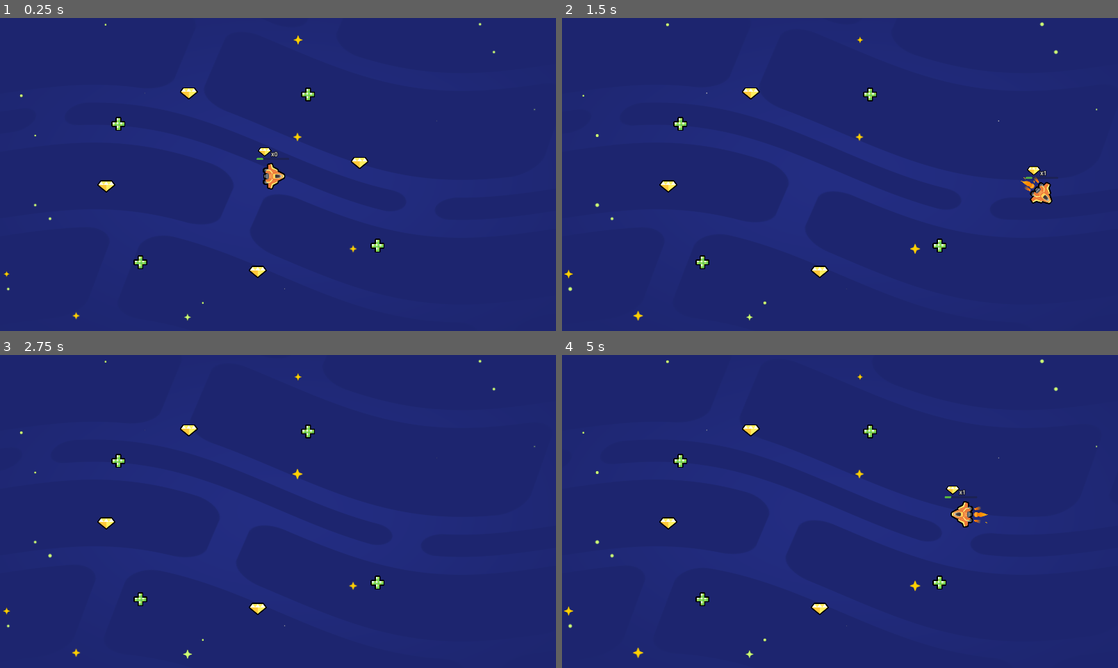
Above: before the commit, frames 1-4 (two rows, left to right).
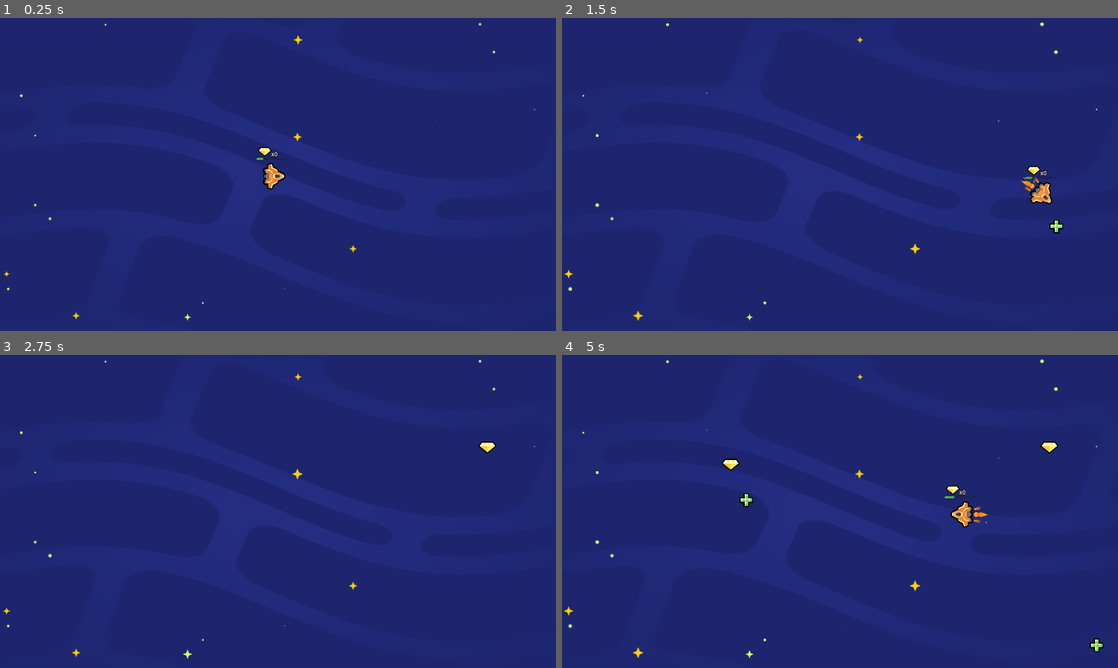
Above: after the commit, the same moments.

Repository: peeryo/2d-GameDev-course
Game: Godot game, scene res://lessons/space_level.tscn
Two runs of this game, one before a commit and one after it. Both use one fixed random seed, a clock stepped at 60 frames per second and the inputs below.
Inputs:
- Up to frame 1 (0.25 s): no input
- Up to frame 2 (1.5 s): hold D (move_right) 0.53-1.28 s; hold S (move_down) from 1.28 s (still down)
- Up to frame 3 (2.75 s): release S (move_down) at 2.03 s; hold D (move_right) from 2.03 s (still down)
- Up to frame 4 (5 s): release D (move_right) at 2.78 s; hold W (move_up) 2.78-3.53 s; tap Enter at 3.5 s; hold A (move_left) from 3.53 s (still down)

The runs differ from the first frame. In frame 1, 0.6% of the frame differs, in the area x 17-70%, y 22-84%; in frame 2, 0.6%; in frame 3, 0.6%; in frame 4, 0.9%, in the area x 17-98%, y 22-95%.

Commit message:
L7 and Practice done

Diff:
--- a/05.loot_it_all_workbook/lessons/random_item_placer.gd
+++ b/05.loot_it_all_workbook/lessons/random_item_placer.gd
@@ -1,8 +1,20 @@
 extends Node2D
 
+var item_scenes := [
+	preload("gem.tscn"),
+	preload("health_pack.tscn")
+]
+
 func _ready() -> void:
-	get_node("Timer").timeout.connect(_on_timer_timeout())
+	get_node("Timer").timeout.connect(_on_timer_timeout)
 
 
 func _on_timer_timeout():
-	pass # Replace with function body.
+	var random_item_scene: PackedScene = item_scenes.pick_random()
+	var item_instance := random_item_scene.instantiate()
+	var viewport_size := get_viewport_rect().size
+	var random_position := Vector2(0, 0)
+	random_position.x = randf_range(0, viewport_size.x)
+	random_position.y = randf_range(0, viewport_size.y)
+	item_instance.position = random_position
+	add_child(item_instance)
--- a/05.loot_it_all_workbook/lessons/random_item_placer.tscn
+++ b/05.loot_it_all_workbook/lessons/random_item_placer.tscn
@@ -8,6 +8,4 @@
 [node name="Timer" type="Timer" parent="."]
 autostart = true
 
-[node name="Camera2D" type="Camera2D" parent="."]
-
 [connection signal="timeout" from="Timer" to="." method="_on_timer_timeout"]
--- a/05.loot_it_all_workbook/lessons/space_level.tscn
+++ b/05.loot_it_all_workbook/lessons/space_level.tscn
@@ -1,9 +1,8 @@
-[gd_scene load_steps=5 format=3 uid="uid://btkjymc78ap8d"]
+[gd_scene load_steps=4 format=3 uid="uid://btkjymc78ap8d"]
 
 [ext_resource type="PackedScene" uid="uid://dmv50krf4bo5r" path="res://lessons/ship.tscn" id="2_2j1u5"]
 [ext_resource type="PackedScene" uid="uid://bxfevggvxo634" path="res://assets/background/space_background.tscn" id="3_e6xy1"]
-[ext_resource type="PackedScene" uid="uid://d812bmns6nrd" path="res://lessons/health_pack.tscn" id="3_ewv0d"]
-[ext_resource type="PackedScene" uid="uid://c068utxg5th0p" path="res://lessons/gem.tscn" id="4_gj5kk"]
+[ext_resource type="PackedScene" uid="uid://bbqnqew7a7dyv" path="res://lessons/random_item_placer.tscn" id="3_pblpa"]
 
 [node name="Level" type="Node2D"]
 
@@ -12,26 +11,4 @@
 
 [node name="SpaceBackground" parent="." instance=ExtResource("3_e6xy1")]
 
-[node name="HealthPack" parent="." instance=ExtResource("3_ewv0d")]
-position = Vector2(409, 366)
-
-[node name="HealthPack2" parent="." instance=ExtResource("3_ewv0d")]
-position = Vector2(485, 843)
-
-[node name="HealthPack3" parent="." instance=ExtResource("3_ewv0d")]
-position = Vector2(1064, 264)
-
-[node name="HealthPack4" parent="." instance=ExtResource("3_ewv0d")]
-position = Vector2(1304, 786)
-
-[node name="Gem" parent="." instance=ExtResource("4_gj5kk")]
-position = Vector2(652, 260)
-
-[node name="Gem2" parent="." instance=ExtResource("4_gj5kk")]
-position = Vector2(367, 581)
-
-[node name="Gem3" parent="." instance=ExtResource("4_gj5kk")]
-position = Vector2(890, 876)
-
-[node name="Gem4" parent="." instance=ExtResource("4_gj5kk")]
-position = Vector2(1242, 500)
+[node name="random_item_placer" parent="." instance=ExtResource("3_pblpa")]
--- a/05.loot_it_all_workbook/practices/L7.P1.spawn_random_items/random_collectible_placer.gd
+++ b/05.loot_it_all_workbook/practices/L7.P1.spawn_random_items/random_collectible_placer.gd
@@ -1,6 +1,8 @@
 extends Node2D
 
 var collectible_scenes := [
+	preload("coin.tscn"),
+	preload("energy_pack.tscn")
 ]
 
 
@@ -9,4 +11,6 @@
 
 
 func _on_timer_timeout() -> void:
-	pass
+	var random_item_scene: PackedScene = collectible_scenes.pick_random()
+	var item_instance := random_item_scene.instantiate()
+	add_child(item_instance)
--- a/05.loot_it_all_workbook/practices/L7.P1.spawn_random_items/spawn_random_items.tscn
+++ b/05.loot_it_all_workbook/practices/L7.P1.spawn_random_items/spawn_random_items.tscn
@@ -1,13 +1,11 @@
-[gd_scene load_steps=3 format=3]
+[gd_scene load_steps=2 format=3 uid="uid://gtll4nj0mm5w"]
 
 [ext_resource type="PackedScene" path="res://practices/L7.P1.spawn_random_items/random_collectible_placer.tscn" id="1_xxubk"]
-[ext_resource type="Script" path="res://practices/L7.P1.spawn_random_items/random_collectible_placer.gd" id="2_fmxc1"]
 
 [node name="SpawnRandomItems" type="Node2D"]
 
-[node name="RandomCollectiblePlacer" type="Node2D" parent="." instance=ExtResource("1_xxubk")]
+[node name="RandomCollectiblePlacer" parent="." instance=ExtResource("1_xxubk")]
 position = Vector2(960, 540)
-script = ExtResource("2_fmxc1")
 
 [node name="ExtraVisuals" type="Node" parent="."]
 
